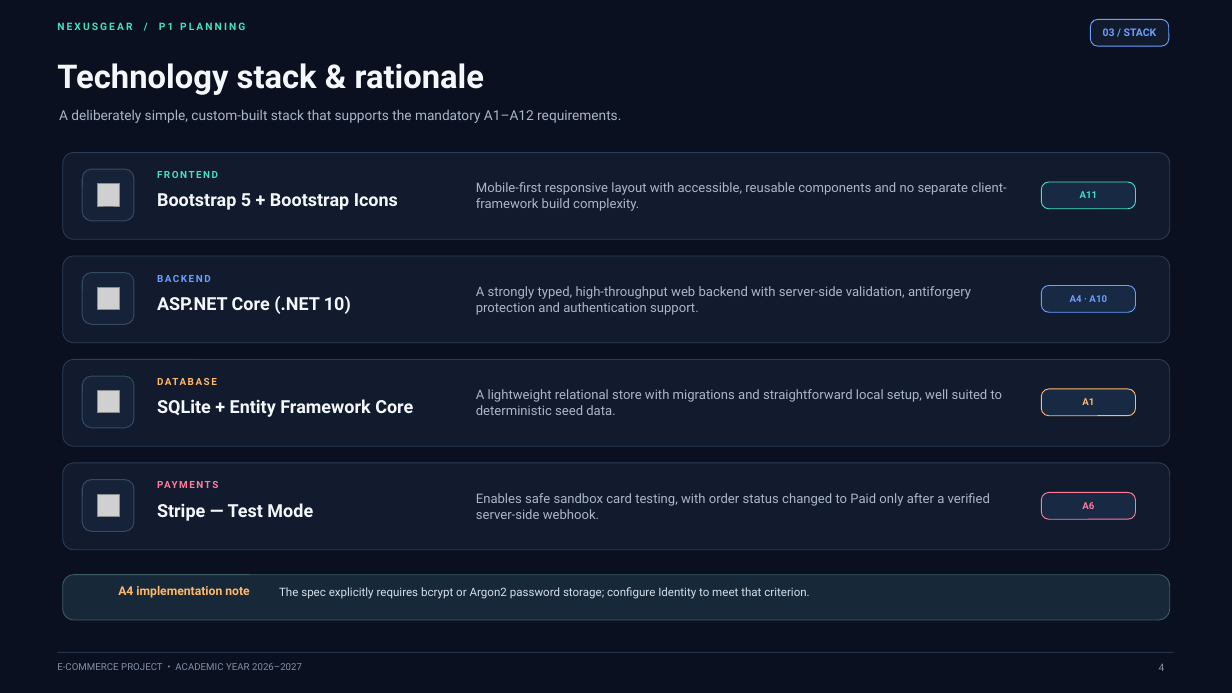
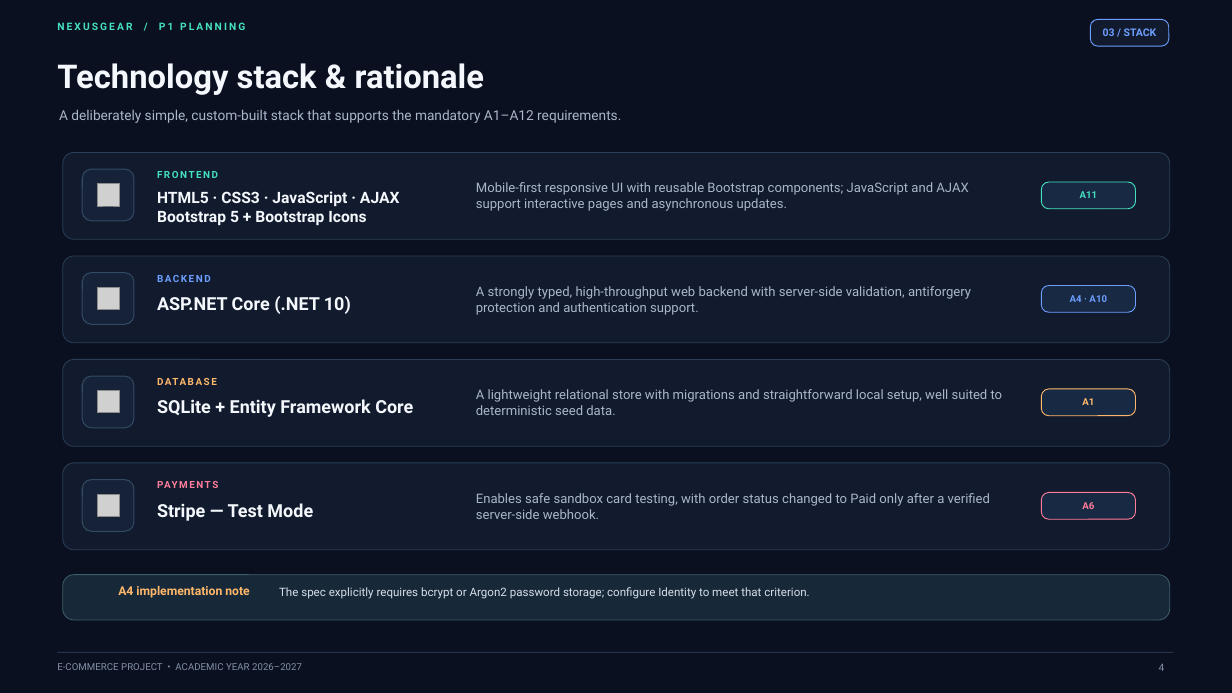
Before and after one commit to AlexandruCristianGeorgeSerban/NexusGear, a slide deck: slide 4 of Presentations/P1/NexusGear_P1_Team_Setup_and_Planning.pptx. Drawn at 1232x693 pixels with LibreOffice and Linux fonts; fonts in the diff are those of the drawing; grey boxes stand for pictures; background and template pictures are left out. Boxes give left, top, right and bottom in pixels: in the first picture for what was removed or moved away, otherwise in the second. Text is boxed around its words. In the diff, an @@ line names an element or a change of style, - is before the commit and + after.

Commit message:
Docs: refine P1 presentation stack and expand README documentation
- Add HTML5, CSS3, JS, and AJAX to Slide 4 and README stack section
- Include A1-A12 requirement ownership matrix in README.md

```diff
--- a/Presentations/P1/NexusGear_P1_Team_Setup_and_Planning.pptx
+++ b/Presentations/P1/NexusGear_P1_Team_Setup_and_Planning.pptx
@@ text at box(157, 191, 400, 225): text changed; size 14 to 12.2 pt @@
-Bootstrap 5 + Bootstrap Icons
+HTML5 · CSS3 · JavaScript · AJAX
+Bootstrap 5 + Bootstrap Icons
@@ text at box(476, 182, 968, 211): text changed @@
-Mobile-first responsive layout with accessible, reusable components and no separate client-framework build complexity.
+Mobile-first responsive UI with reusable Bootstrap components; JavaScript and AJAX support interactive pages and asynchronous updates.
```
Also in this commit, not shown: 2 other files.
